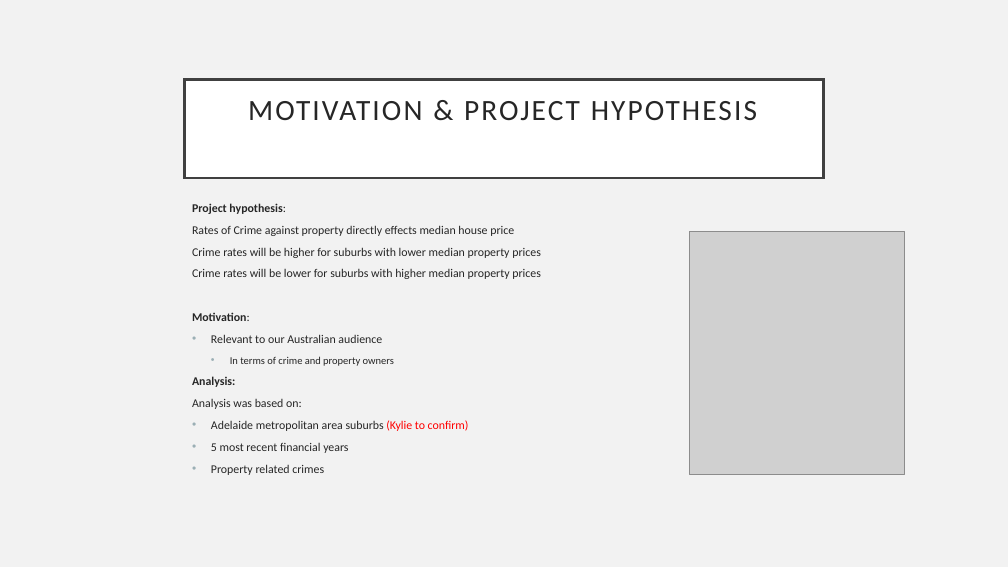
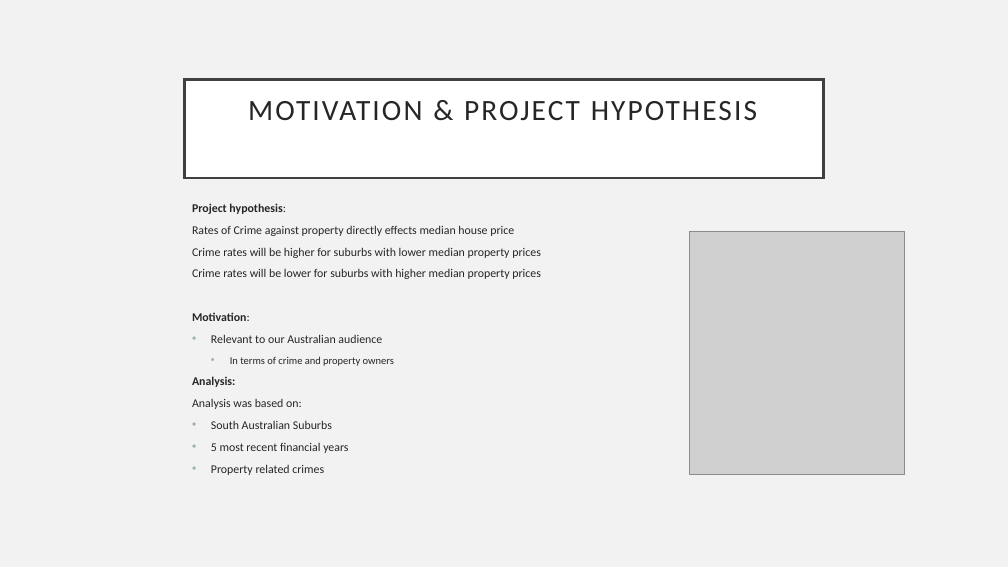
Before and after one commit to Sprettle/Chevrolet-Chilis, a slide deck: slide 2 of Project 1 Presentation.pptx. Drawn at 1008x567 pixels with LibreOffice and Linux fonts; fonts in the diff are those of the drawing; grey boxes stand for pictures. Boxes give left, top, right and bottom in pixels: in the first picture for what was removed or moved away, otherwise in the second. Text is boxed around its words. In the diff, an @@ line names an element or a change of style, - is before the commit and + after.

```diff
--- a/Project 1 Presentation.pptx
+++ b/Project 1 Presentation.pptx
@@ text at (211, 420, 332, 429): text changed @@
-• Adelaide metropolitan area suburbs (Kylie to confirm)
+• South Australian Suburbs
```
Also in this commit, not shown: 3 other slides changed, 6 slides added.
